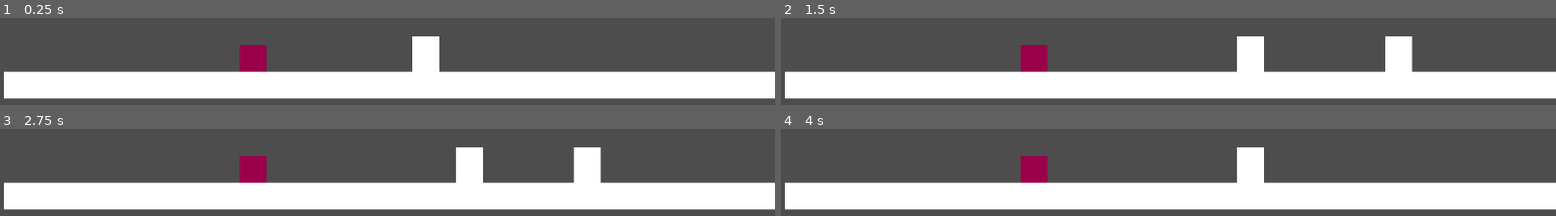
Above: before the commit, frames 1-4 (two rows, left to right).
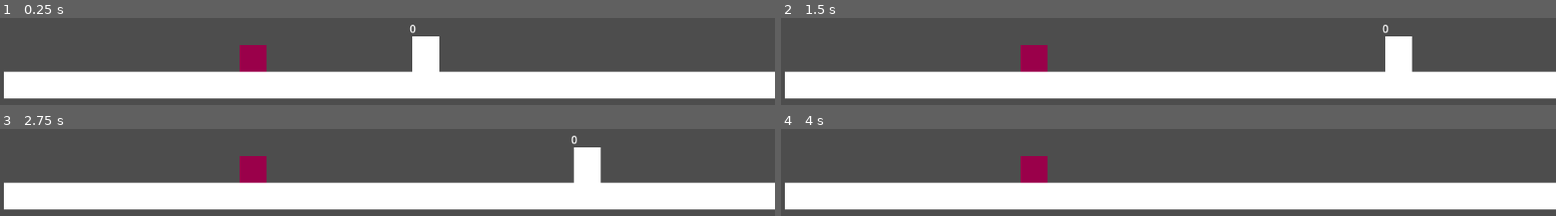
Above: after the commit, the same moments.

Repository: rafesholler/gmtk-2025
Game: Godot game, scene res://test_scene.tscn
Two runs of this game, one before a commit and one after it. Both use one fixed random seed, a clock stepped at 60 frames per second and the inputs below.
Inputs (mouse positions are in pixels of both pictures, inside the frame that each line leads up to):
- Up to frame 1 (0.25 s): no input
- Up to frame 2 (1.5 s): tap Enter at 0.5 s; move the mouse to (1339, 39) at 0.52 s; hold D (move_right) from 0.53 s (still down); tap T (record_with_player) at 0.6 s; tap W (jump) at 0.77 s; tap R (toggle_record) at 0.8, 1.35 s; move the mouse to (1013, 82) at 1.27 s
- Up to frame 3 (2.75 s): tap W (jump) at 1.52 s; tap F (change_loop, bound only after the commit) at 1.55, 2.1 s; move the mouse to (outside the picture) at 2.02 s; release D (move_right) at 2.03 s; hold A (move_left) from 2.03 s (still down); tap C (delete_loop, bound only after the commit) at 2.3 s
- Up to frame 4 (4 s): move the mouse to (outside the picture) at 2.77 s; release A (move_left) at 2.78 s; hold D (move_right) from 2.78 s (still down); tap C (delete_loop, bound only after the commit) at 2.85 s; tap W (jump) at 3.02, 3.77 s; tap T (record_with_player) at 3.05 s; move the mouse to (outside the picture) at 3.52 s; click (outside the picture) at 3.6 s; tap R (toggle_record) at 3.8 s

The runs differ from the first frame. In frame 1, less than 0.1% of the frame differs, in the area x 52-54%, y 7-18%; in frame 2, 1.5%, in the area x 58-79%, y 7-63%; in frame 3, 1.5%; in frame 4, 1.4%.

Commit message:
3 loop support, afterimages, and cancel loops

Diff:
--- a/Loop/loop_manager.gd
+++ b/Loop/loop_manager.gd
@@ -27,7 +27,7 @@
 
 	for loop in loops:
 		if loop.is_ready:
-			for part in loops[index].parts:
+			for part in loop.parts:
 				for property in part.loopable.properties:
 					part.object.set(property, part.recorded_values[property][loop.index])
 					print("Played property " + property + " with value " + str(part.recorded_values[property][loop.index]))
@@ -44,7 +44,7 @@
 
 func start_recording() -> void:
 	is_recording = true
-	loops[index] = Loop.new()
+	cancel_loop(index)
 	for obj in curr_loop_objects:
 		var part = LoopPart.new()
 
@@ -83,4 +83,7 @@
 func cancel_loop(loop_index: int) -> void:
 	loops[loop_index].is_ready = false
 	loops[loop_index].max_index = 0
+	for part in loops[loop_index].parts:
+		if part.object.is_in_group("afterimage"):
+			part.object.call_deferred("queue_free")
 	loops[loop_index].parts = []
--- a/Player/afterimage.tscn
+++ b/Player/afterimage.tscn
@@ -5,7 +5,7 @@
 [sub_resource type="RectangleShape2D" id="RectangleShape2D_8m7t0"]
 size = Vector2(38, 51)
 
-[node name="Afterimage" type="CharacterBody2D"]
+[node name="Afterimage" type="CharacterBody2D" groups=["afterimage"]]
 collision_layer = 0
 collision_mask = 0
 
--- a/Player/player.gd
+++ b/Player/player.gd
@@ -1,8 +1,6 @@
 extends CharacterBody2D
 
 var gravity = ProjectSettings.get_setting("physics/2d/default_gravity")
-
-var is_recording = false
 
 func _physics_process(delta: float) -> void:
 	velocity.x = Input.get_axis("move_left", "move_right") * 300
@@ -17,9 +15,9 @@
 	if Input.is_action_just_pressed("toggle_record") or Input.is_action_just_pressed("record_with_player"):
 		if Input.is_action_just_pressed("record_with_player"):
 			LoopManager.add_loop_object(self)
-		is_recording = not is_recording
+		LoopManager.is_recording = not LoopManager.is_recording
 
-		if is_recording:
+		if LoopManager.is_recording:
 			LoopManager.start_recording()
 		else:
 			LoopManager.stop_recording()
@@ -38,5 +36,16 @@
 					LoopManager.add_loop_object($RayCast2D.get_collider())
 					break
 
+	if Input.is_action_just_pressed("change_loop"):
+		if LoopManager.is_recording:
+			return
+		LoopManager.index += 1
+		if LoopManager.index >= 3:
+			LoopManager.index = 0
+
+	if Input.is_action_just_pressed("delete_loop"):
+		LoopManager.cancel_loop(LoopManager.index)
+
+	$Label.text = str(LoopManager.index)
 
 	move_and_slide()
--- a/Player/player.tscn
+++ b/Player/player.tscn
@@ -26,3 +26,9 @@
 
 [node name="RayCast2D" type="RayCast2D" parent="."]
 position = Vector2(0, -26)
+
+[node name="Label" type="Label" parent="."]
+offset_left = -24.0
+offset_top = -76.0
+offset_right = 16.0
+offset_bottom = -53.0
--- a/project.godot
+++ b/project.godot
@@ -51,3 +51,13 @@
 "events": [Object(InputEventKey,"resource_local_to_scene":false,"resource_name":"","device":-1,"window_id":0,"alt_press …(192 unchanged characters)…
 ]
 }
+change_loop={
+"deadzone": 0.2,
+"events": [Object(InputEventKey,"resource_local_to_scene":false,"resource_name":"","device":-1,"window_id":0,"alt_pressed":false,"shift_pressed":false,"ctrl_pressed":false,"meta_pressed":false,"pressed":false,"keycode":0,"physical_keycode":70,"key_label":0,"unicode":102,"location":0,"echo":false,"script":null)
+]
+}
+delete_loop={
+"deadzone": 0.2,
+"events": [Object(InputEventKey,"resource_local_to_scene":false,"resource_name":"","device":-1,"window_id":0,"alt_pressed":false,"shift_pressed":false,"ctrl_pressed":false,"meta_pressed":false,"pressed":false,"keycode":0,"physical_keycode":67,"key_label":0,"unicode":99,"location":0,"echo":false,"script":null)
+]
+}
